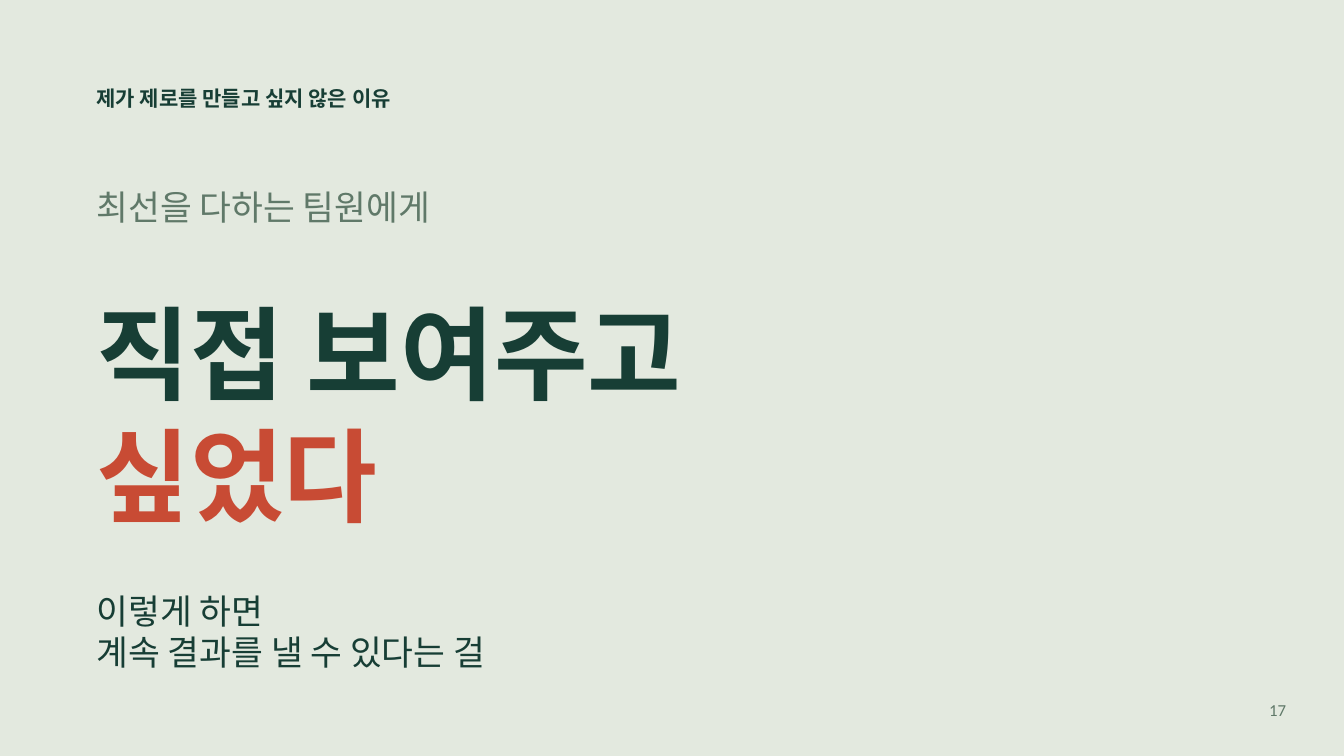
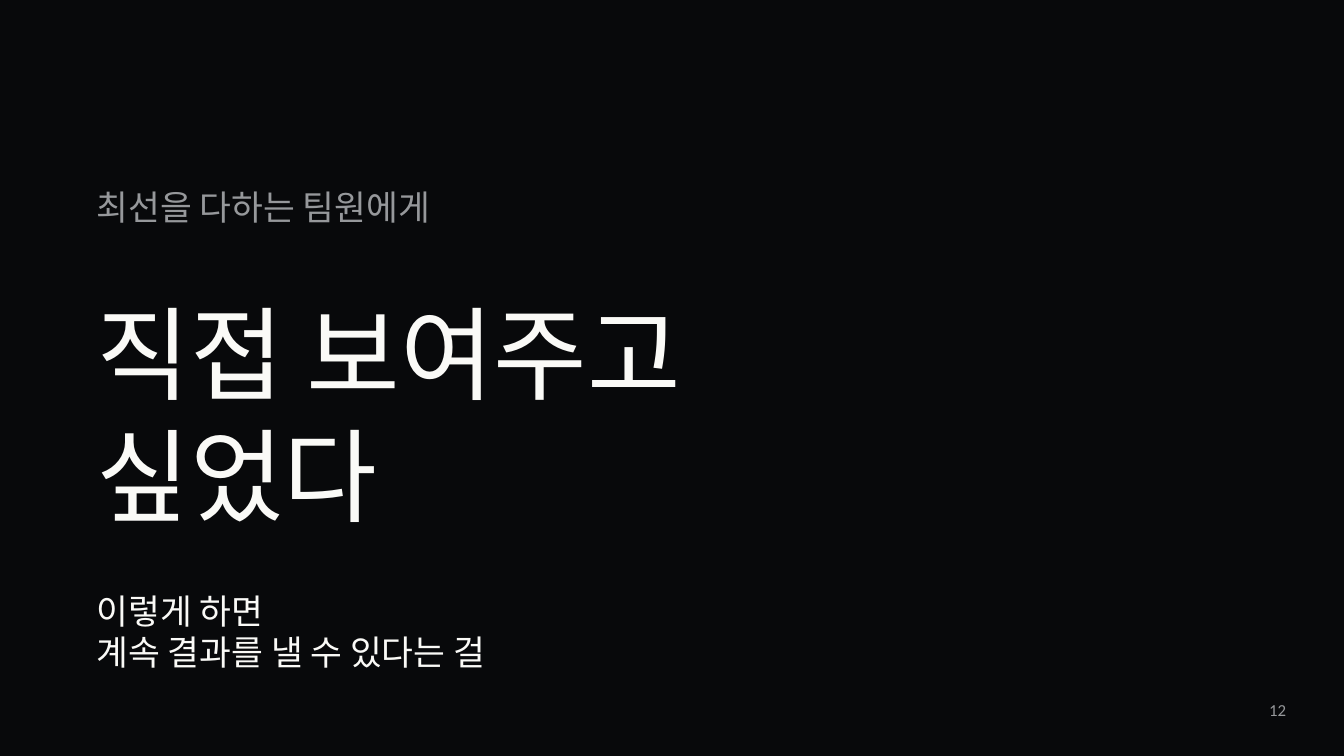
Before and after one commit to jaeyoung5178-bot/Presence, a slide deck: slide 12 of education/mentality/nozero400/NoZero-400Days.pptx (slide 17 before the commit). Drawn at 1344x756 pixels with LibreOffice and Linux fonts; fonts in the diff are those of the drawing. Boxes give left, top, right and bottom in pixels: in the first picture for what was removed or moved away, otherwise in the second. Text is boxed around its words. In the diff, an @@ line names an element or a change of style, - is before the commit and + after.

```diff
--- a/education/mentality/nozero400/NoZero-400Days.pptx
+++ b/education/mentality/nozero400/NoZero-400Days.pptx
@@ background #E3E9DF to #08090B @@
@@ text removed at (x1=97, y1=88, x2=391, y2=108) @@
-제가 제로를 만들고 싶지 않은 이유
@@ text "최선을 다하는 팀원에게" at (x1=97, y1=191, x2=430, y2=223): text colour #607969 to #96989B @@
@@ text "직접 보여주고" at (x1=97, y1=307, x2=682, y2=522): text colour #173E35 to #FAFAF7 in "직접 보여주고"; bold off; text colour #C84B34 to #FAFAF7 in "싶었다" @@
@@ text "이렇게 하면" at (x1=97, y1=595, x2=485, y2=668): text colour #173E35 to #FAFAF7 @@
@@ text at (x1=1269, y1=705, x2=1286, y2=716): text changed; text colour #607969 to #96989B @@
-17
+12
```
Also in this commit, not shown: 6 other slides changed, 28 slides added, 12 slides removed, 26 other files.
